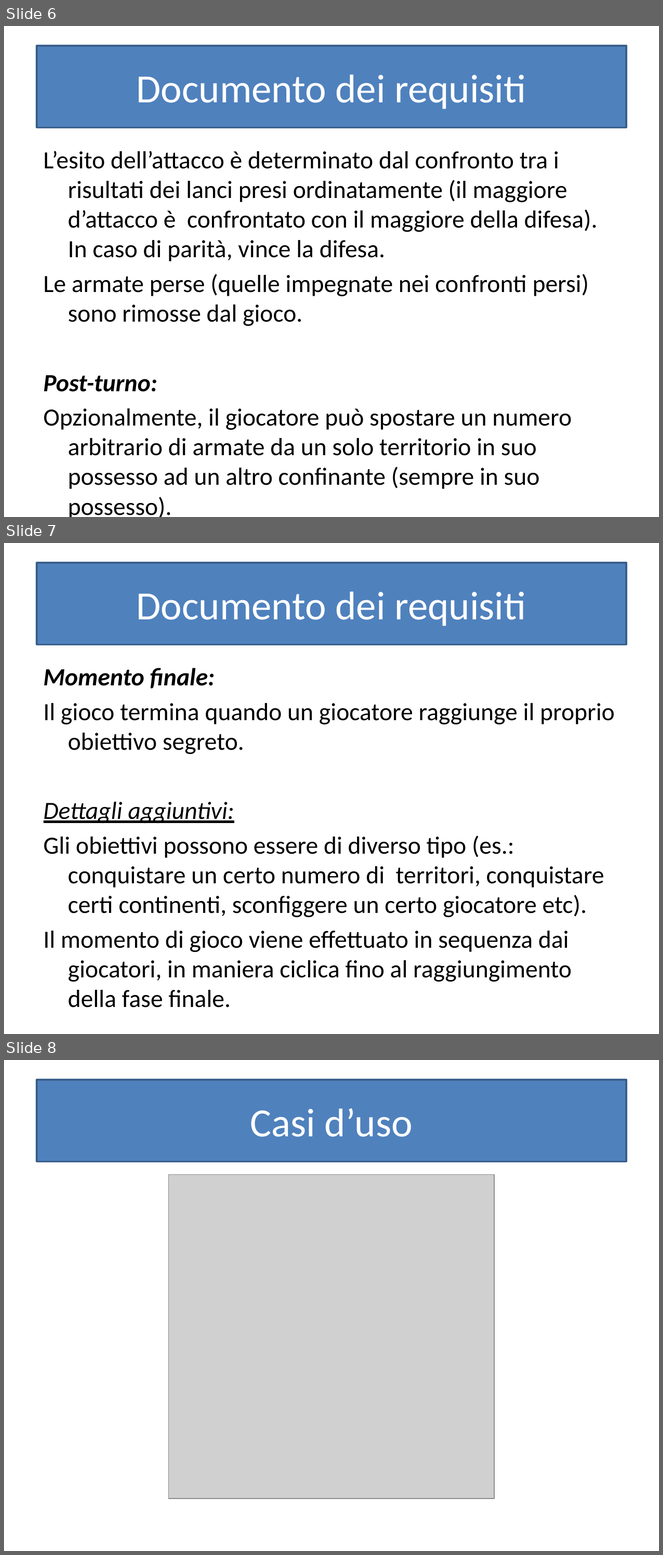
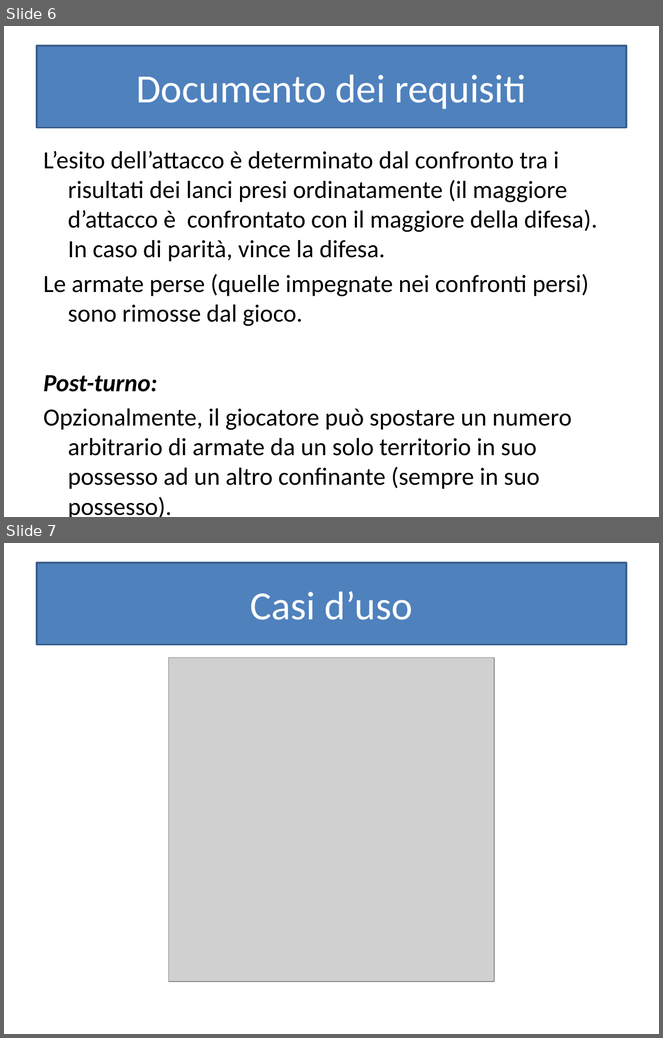
Before and after one commit to euneirophrenia/Risiko, a slide deck: Presentazione.pptx. Shown one above the other, each under a label of ours: slides 6, 7 and 8 before the commit, slides 6 and 7 after it. The pictures are 663x1555 and 663x1038 pixels, drawn with LibreOffice and Linux fonts; fonts in the diff are those of the drawing; grey boxes stand for pictures. Boxes give left, top, right and bottom in pixels: in the first picture for what was removed or moved away, otherwise in the second. Text is boxed around its words. In the diff, an @@ line names an element or a change of style, - is before the commit and + after.

Commit message:
Revert "Merge branch 'master' of https://github.com/euneirophrenia/Risiko"
This reverts commit 038b8fce9039a8718988ebb2acde82d11c08dae4, reversing
changes made to d83f2b4f5b1f19b7f053079c0a988b5cf224c1ed.

```diff
--- a/Presentazione.pptx
+++ b/Presentazione.pptx
@@ slide 7 removed at <box>4,543,659,1034</box>, background #FFFFFF @@
@@ title removed at <box>37,563,626,644</box> @@
-Documento dei requisiti
@@ text removed at <box>44,668,615,982</box> @@
-Momento finale:
-Il gioco termina quando un giocatore raggiunge il proprio obiettivo segreto.
-Dettagli aggiuntivi:
-Gli obiettivi possono essere di diverso tipo (es.: conquistare un certo numero di territori, conquistare certi continenti, sconfiggere un certo giocatore etc).
-Il momento di gioco viene effettuato in sequenza dai giocatori, in maniera ciclica fino al raggiungimento della fase finale.
@@ what was slide 8 is now slide 7 @@
```
